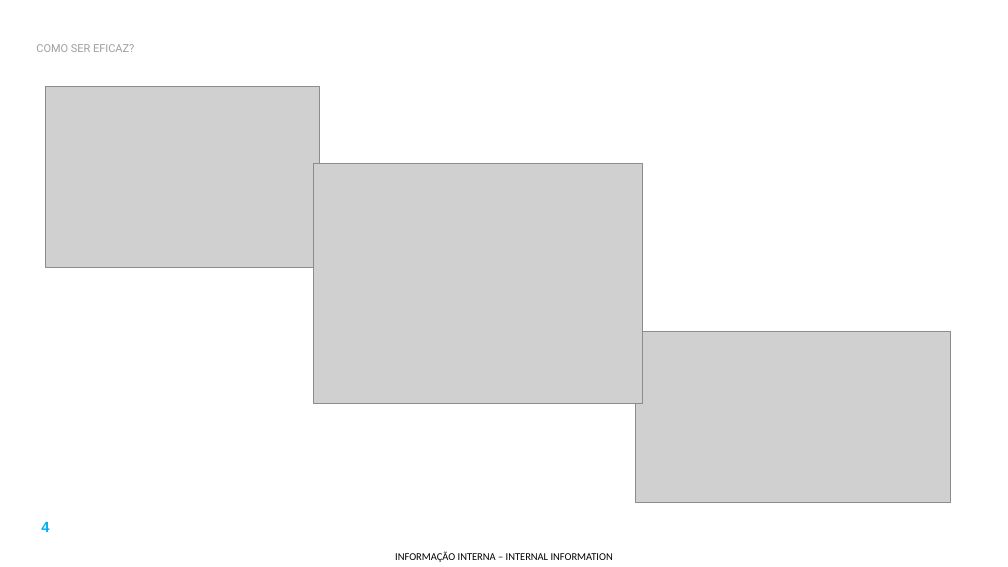
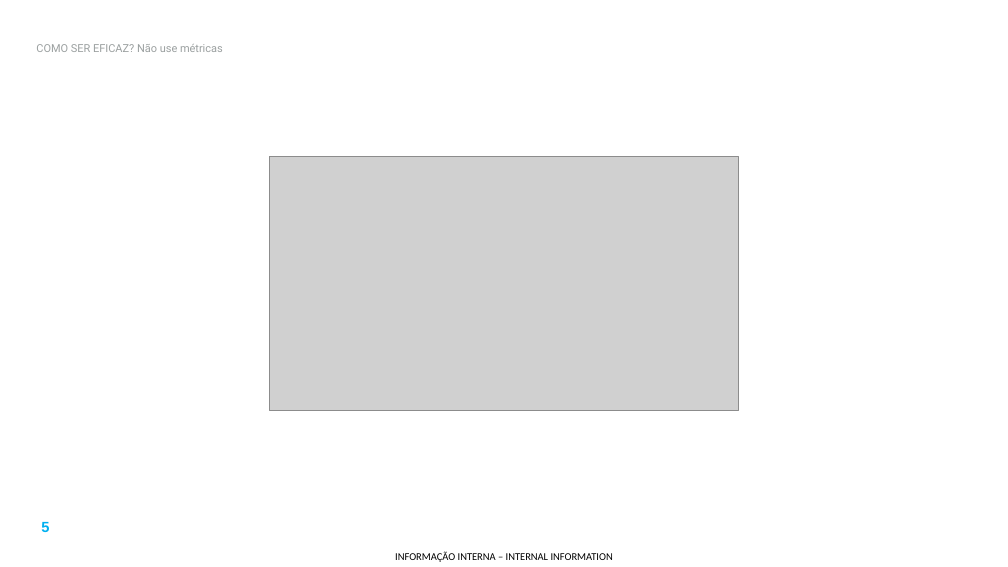
Before and after one commit to phkolbe/hello-world, a slide deck: slide 5 of presentations/16 - Refatoração e Clean Code - Como ser eficaz.pptx (slide 4 before the commit). Drawn at 1008x567 pixels with LibreOffice and Linux fonts; fonts in the diff are those of the drawing; grey boxes stand for pictures; background and template pictures are left out. Boxes give left, top, right and bottom in pixels: in the first picture for what was removed or moved away, otherwise in the second. Text is boxed around its words. In the diff, an @@ line names an element or a change of style, - is before the commit and + after.

```diff
--- a/presentations/16 - Refatoração e Clean Code - Como ser eficaz.pptx
+++ b/presentations/16 - Refatoração e Clean Code - Como ser eficaz.pptx
@@ title at [36,44,223,52]: text changed @@
-COMO SER EFICAZ?
+COMO SER EFICAZ? Não use métricas
@@ picture removed at [45,87,320,268] @@
@@ picture: place and size @@
-picture at [635,331,951,502]
+picture at [270,157,739,411]
@@ picture removed at [314,163,642,404] @@
@@ page number at [41,522,49,532]: text changed @@
-4
+5
```
Also in this commit, not shown: 3 other slides changed, 3 slides added, 23 other files.
